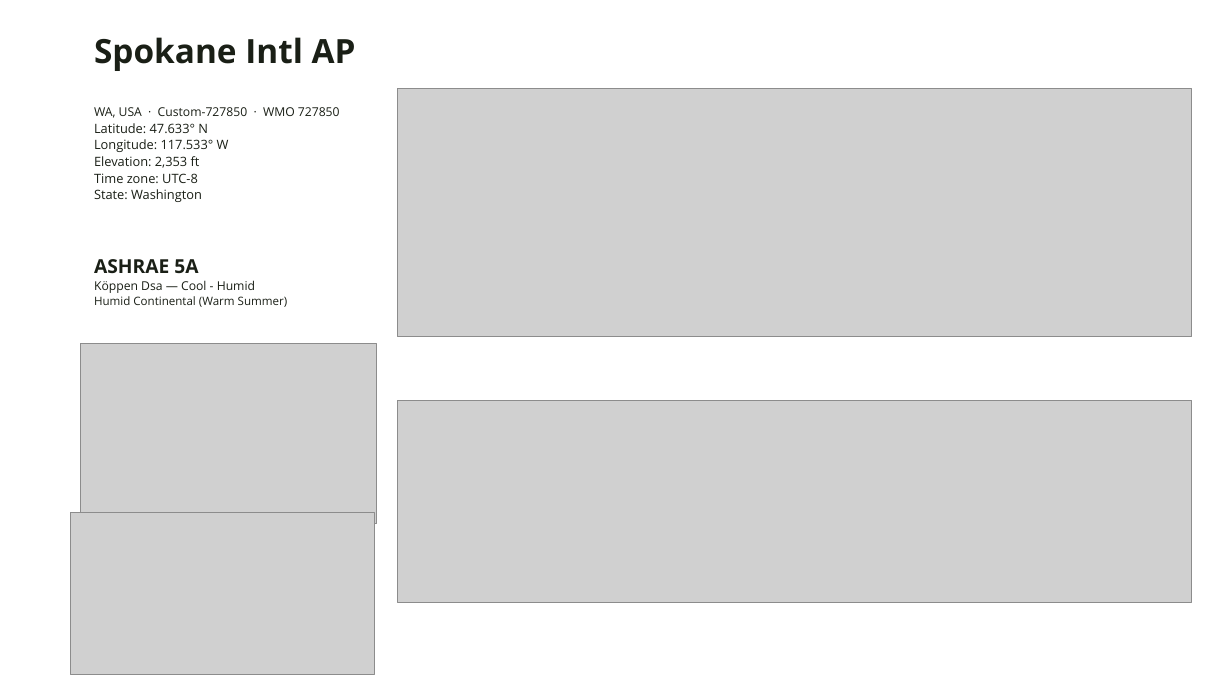
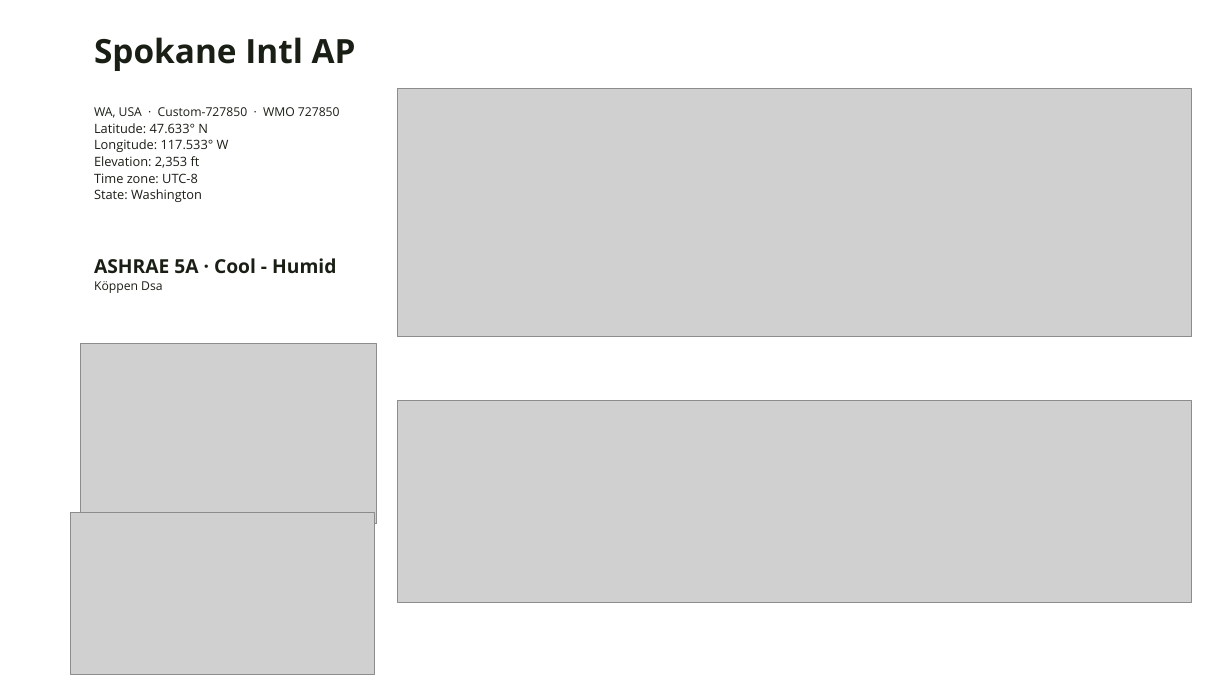
Before and after one commit to A2Efficiency/EXT-epwvis, a slide deck: slide 12 of out/climate-deck.pptx. Drawn at 1232x693 pixels with LibreOffice and Linux fonts; fonts in the diff are those of the drawing; grey boxes stand for pictures; background and template pictures are left out. Boxes give left, top, right and bottom in pixels: in the first picture for what was removed or moved away, otherwise in the second. Text is boxed around its words. In the diff, an @@ line names an element or a change of style, - is before the commit and + after.

```diff
--- a/out/climate-deck.pptx
+++ b/out/climate-deck.pptx
@@ text at (x1=94, y1=258, x2=336, y2=293): text changed; size 9 to 15 pt; bold on @@
-ASHRAE 5A
-Köppen Dsa — Cool - Humid
-Humid Continental (Warm Summer)
+ASHRAE 5A · Cool - Humid
+Köppen Dsa
```
Also in this commit, not shown: 7 other slides changed, 8 other files.
